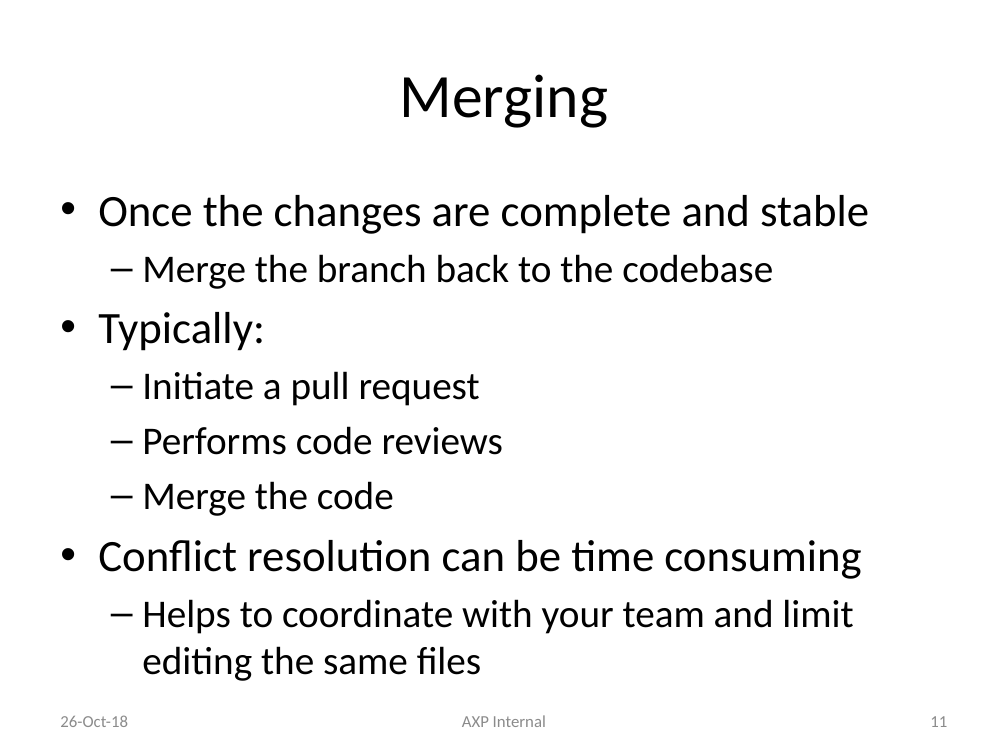
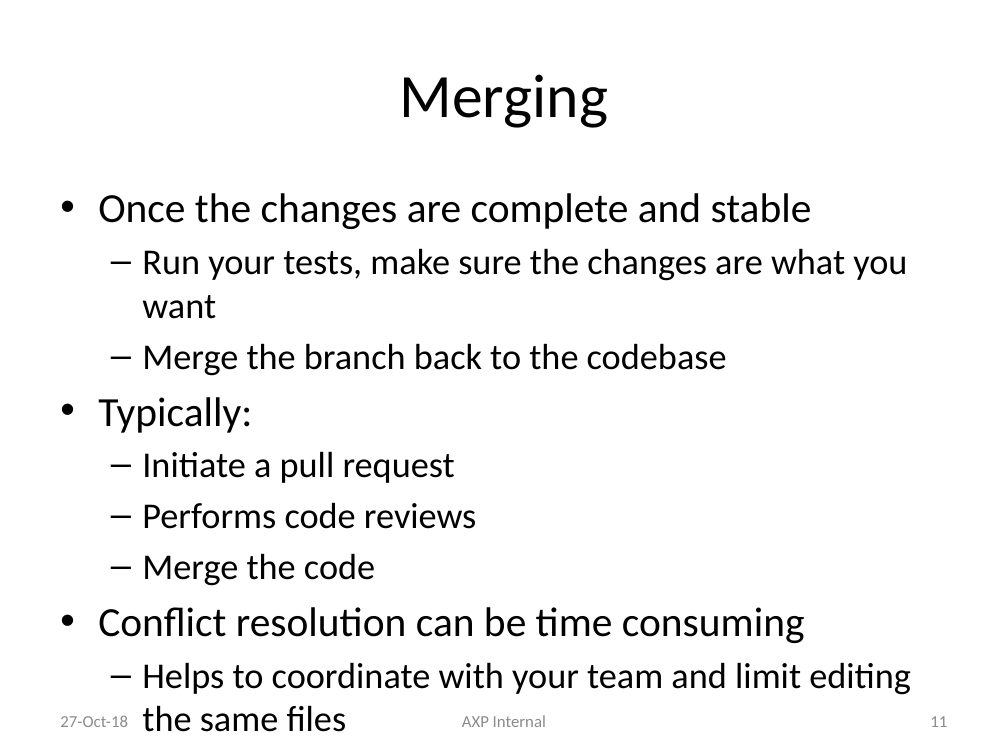
Before and after one commit to liyuan6006/GitStrategies, a slide deck: slide 11 of Branching.pptx. Drawn at 1008x756 pixels with LibreOffice and Linux fonts; fonts in the diff are those of the drawing. Boxes give left, top, right and bottom in pixels: in the first picture for what was removed or moved away, otherwise in the second. Text is boxed around its words. In the diff, an @@ line names an element or a change of style, - is before the commit and + after.

```diff
--- a/Branching.pptx
+++ b/Branching.pptx
@@ text at (98,193,911,695): size 32 to 29.6 pt in "Once the changes are complete and stable", "Typically:", "Conflict resolution can be time consuming"; size 28 to 25.9 pt in "Merge the branch back to the codebase", "Initiate a pull request", "Performs code reviews", "Merge the code" and 1 more places @@
@@ text at (142,248,907,319): paragraph added @@
+  – Run your tests, make sure the changes are what you want
@@ text at (60,715,128,727): text changed @@
-26-Oct-18
+27-Oct-18
```
Also in this commit, not shown: 17 other slides changed, 1 slide added, 2 slides removed.
